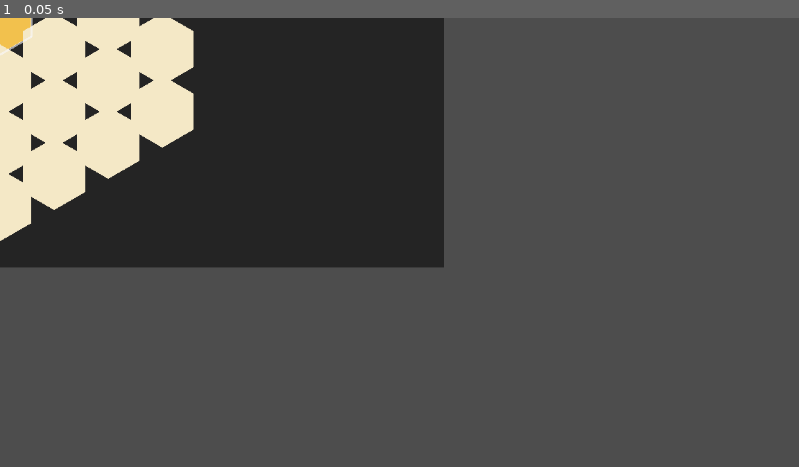
Above: before the commit, frame 1.
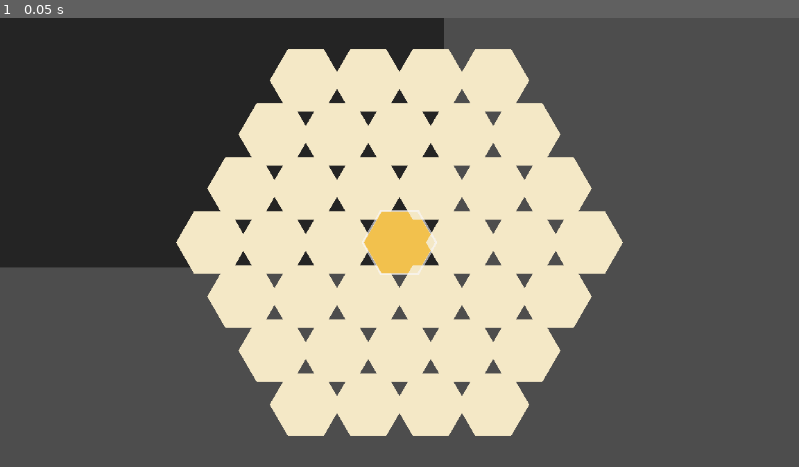
Above: after the commit, the same moment.

Repository: Millstreamu/BumbleJess
Game: Godot game, scene res://scenes/Main.tscn
The game is run twice, just before and just after one commit, with the same random seed, the same clock (stepped at 60 frames per second) and the same inputs.
Inputs:
- Up to frame 1 (0.05 s): no input

The runs differ from the first frame. In frame 1, 41% of the frame differs, in the area x 0-78%, y 0-94%.

Commit message:
Center hex grid and use flat-top layout

Diff:
--- a/scripts/Main.gd
+++ b/scripts/Main.gd
@@ -8,3 +8,4 @@
 func _ready() -> void:
     if hex_grid and hex_grid.grid_config:
         background.color = hex_grid.grid_config.background_color
+    hex_grid.position = get_viewport_rect().size * 0.5
--- a/scripts/core/Coord.gd
+++ b/scripts/core/Coord.gd
@@ -22,15 +22,15 @@
     ## flat-topped hex layout and positions the hex at the returned Vector2.
     var q := float(axial.x)
     var r := float(axial.y)
-    var x := cell_size * (1.5 * q)
-    var y := cell_size * (SQRT3 * (r + q / 2.0))
+    var x := cell_size * (SQRT3 * (q + r / 2.0))
+    var y := cell_size * (1.5 * r)
     return Vector2(x, y)
 
 static func world_to_axial(position: Vector2, cell_size: float) -> Vector2i:
     ## Converts a world position to the nearest axial coordinate using cube
     ## rounding. Suitable for hit detection or positioning the cursor.
-    var q := (2.0 / 3.0 * position.x) / cell_size
-    var r := ((-1.0 / 3.0) * position.x + (SQRT3 / 3.0) * position.y) / cell_size
+    var q := ((SQRT3 / 3.0) * position.x - (1.0 / 3.0) * position.y) / cell_size
+    var r := ((2.0 / 3.0) * position.y) / cell_size
     return cube_round(Vector3(q, -q - r, r))
 
 static func cube_round(cube: Vector3) -> Vector2i:
--- a/scripts/grid/HexCell.gd
+++ b/scripts/grid/HexCell.gd
@@ -45,6 +45,6 @@
 func _build_polygon_points(cell_size: float) -> PackedVector2Array:
     var points := PackedVector2Array()
     for i in range(6):
-        var angle := PI / 180.0 * (60.0 * i + 30.0)
+        var angle := PI / 180.0 * (60.0 * i)
         points.append(Vector2(cos(angle), sin(angle)) * cell_size)
     return points
--- a/scripts/grid/HexCursor.gd
+++ b/scripts/grid/HexCursor.gd
@@ -20,6 +20,6 @@
 func _build_outline_points(cell_size: float) -> PackedVector2Array:
     var points := PackedVector2Array()
     for i in range(7):
-        var angle := PI / 180.0 * (60.0 * i + 30.0)
+        var angle := PI / 180.0 * (60.0 * i)
         points.append(Vector2(cos(angle), sin(angle)) * cell_size * 1.02)
     return points
